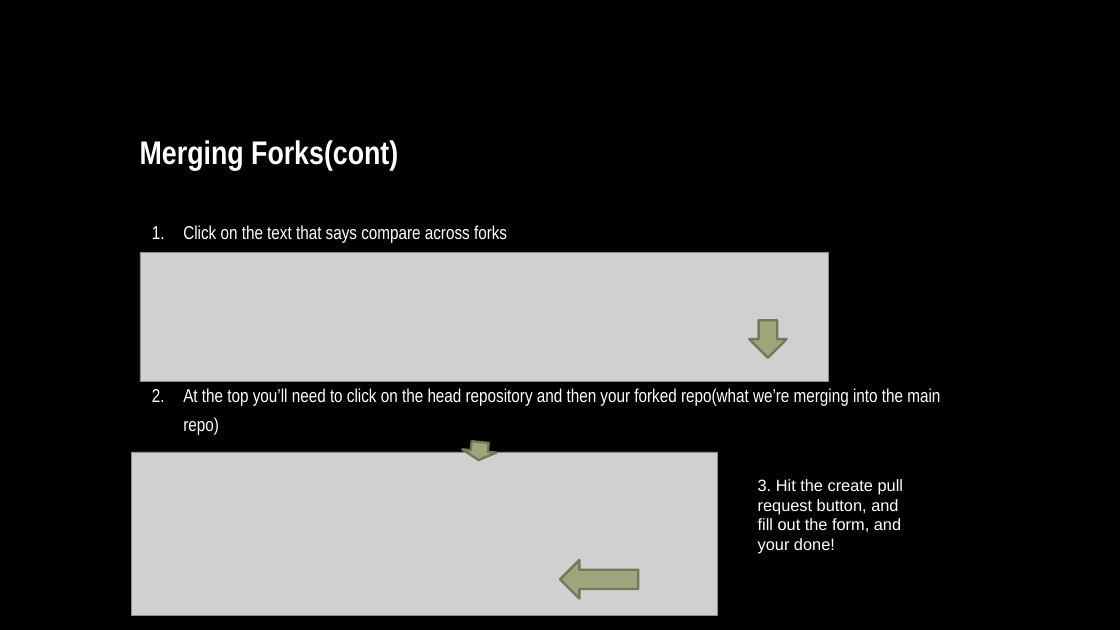
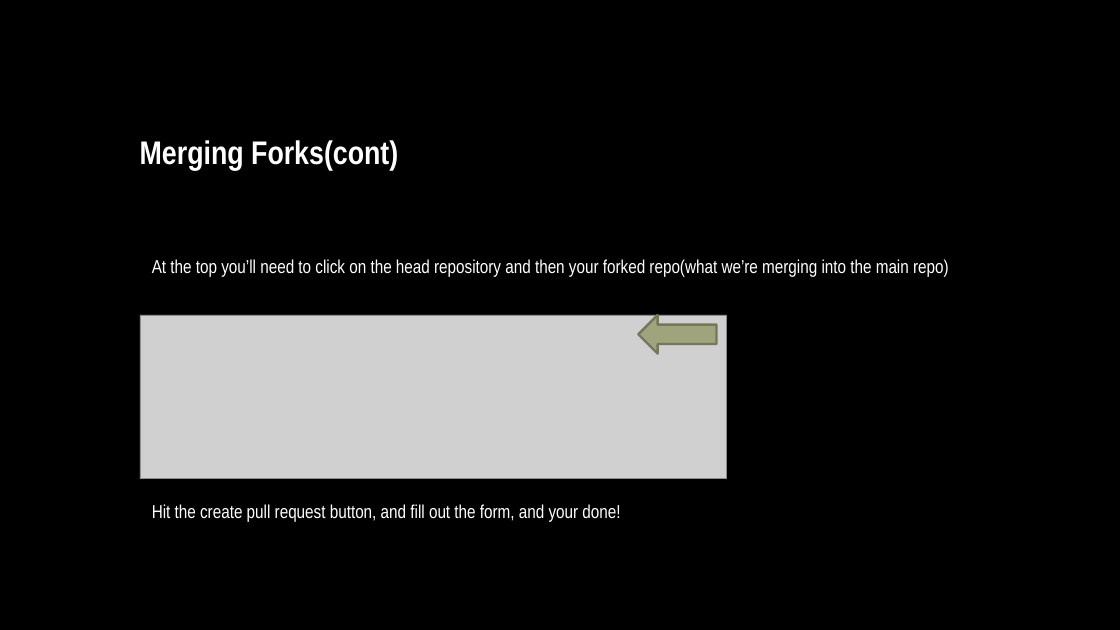
Before and after one commit to stwomac/GitWorkshop, a slide deck: slide 25 of githubWorkshopFinal.pptx (slide 24 before the commit). Drawn at 1120x630 pixels with LibreOffice and Linux fonts; fonts in the diff are those of the drawing; grey boxes stand for pictures. Boxes give left, top, right and bottom in pixels: in the first picture for what was removed or moved away, otherwise in the second. Text is boxed around its words. In the diff, an @@ line names an element or a change of style, - is before the commit and + after.

```diff
--- a/githubWorkshopFinal.pptx
+++ b/githubWorkshopFinal.pptx
@@ text at (x1=183, y1=225, x2=507, y2=243): paragraph removed @@
-1. Click on the text that says compare across forks
@@ picture removed at (x1=140, y1=252, x2=828, y2=381) @@
@@ text at (x1=152, y1=259, x2=949, y2=277): bullet 1. to none @@
@@ picture moved from (x1=131, y1=452, x2=718, y2=616) to (x1=140, y1=315, x2=727, y2=479) @@
@@ right arrow moved from (x1=560, y1=560, x2=639, y2=599) to (x1=639, y1=315, x2=717, y2=354) @@
@@ right arrow removed at (x1=750, y1=320, x2=787, y2=358) @@
@@ right arrow removed at (x1=461, y1=441, x2=497, y2=462) @@
@@ text removed at (x1=758, y1=479, x2=903, y2=554) @@
-3. Hit the create pull request button, and fill out the form, and your done!
@@ text at (x1=152, y1=504, x2=620, y2=522): paragraph added @@
+Hit the create pull request button, and fill out the form, and your done!
```
Also in this commit, not shown: 6 other slides changed, 2 slides added.
